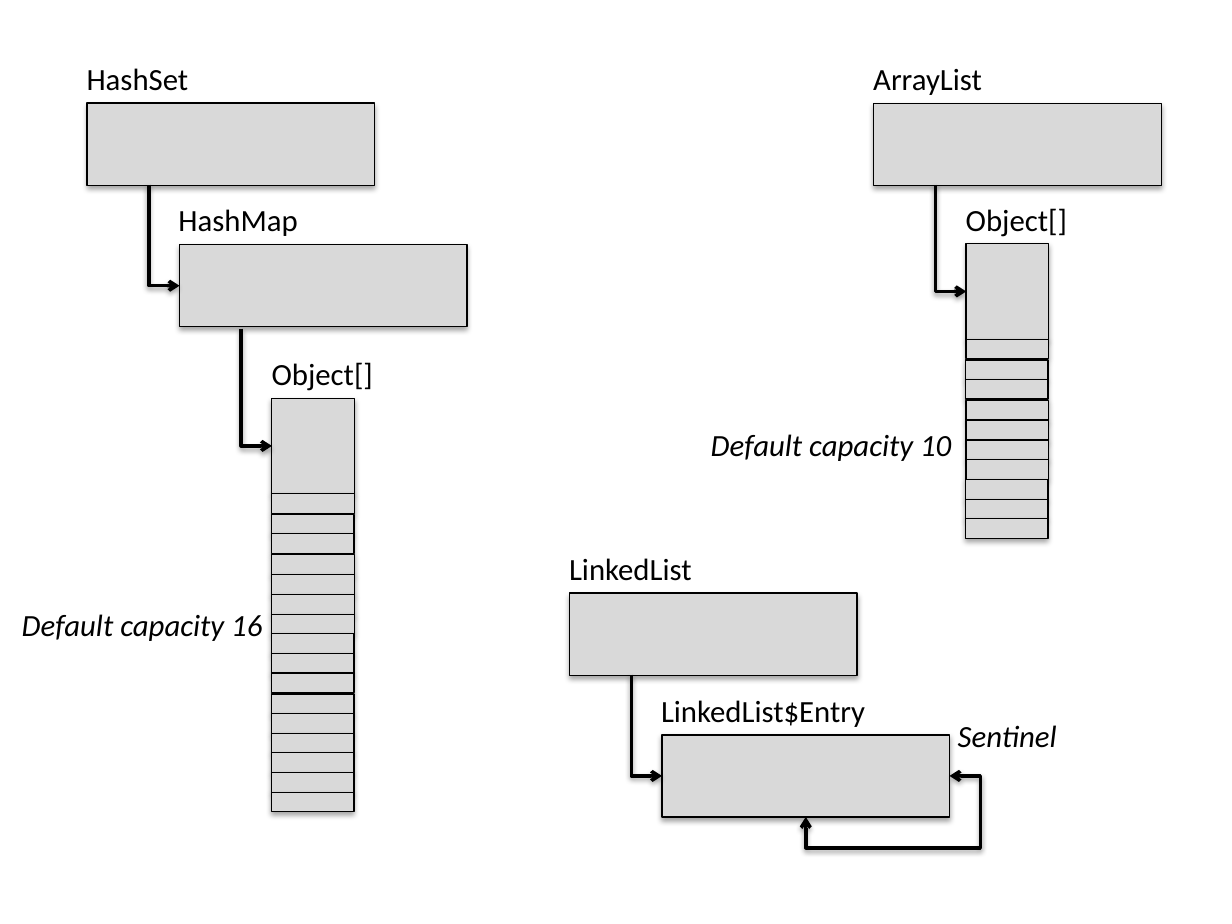
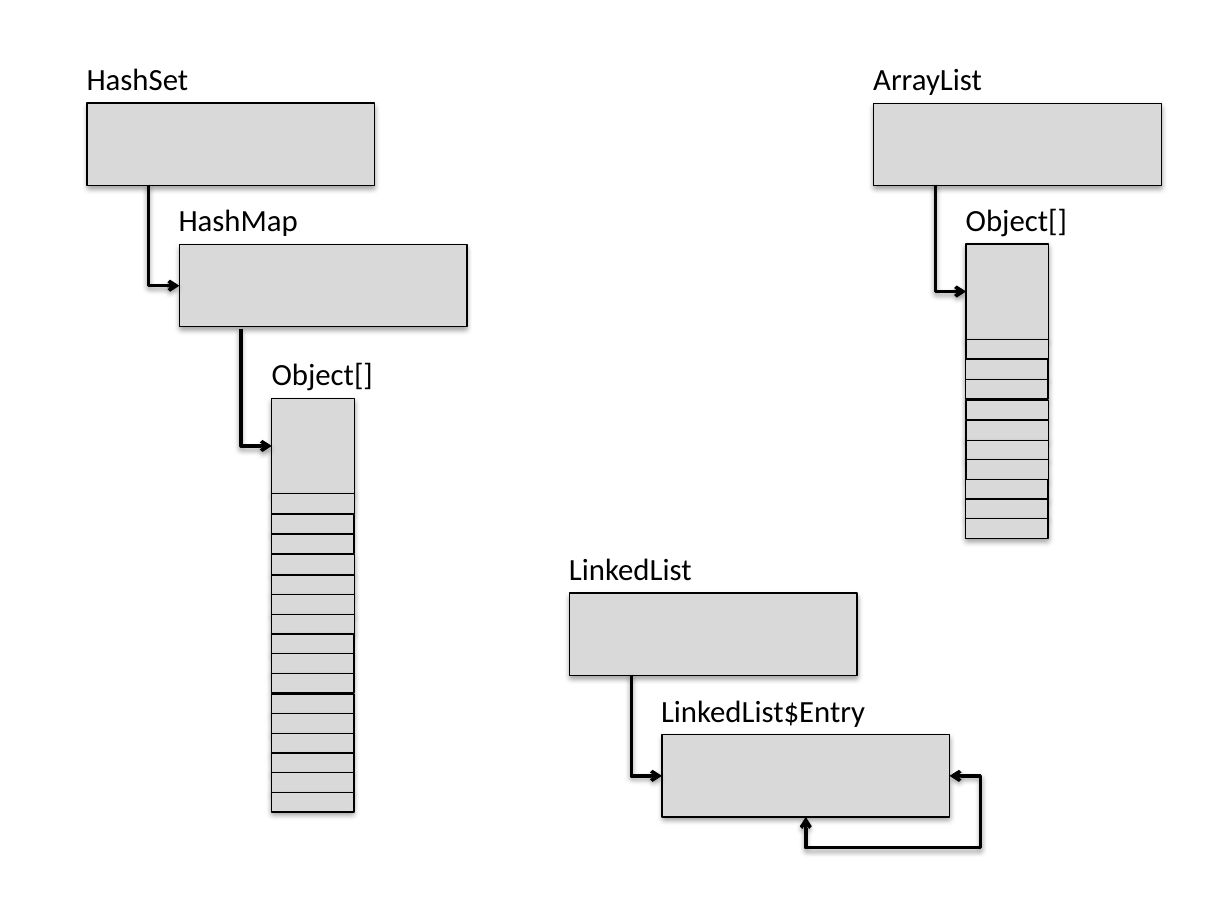
Before and after one commit to TheRuncibleTuner/bloatbook, a slide deck: slide 1 of part1/Figures/collections/inside-empty.pptx. Drawn at 1232x924 pixels with LibreOffice and Linux fonts; fonts in the diff are those of the drawing. Boxes give left, top, right and bottom in pixels: in the first picture for what was removed or moved away, otherwise in the second. Text is boxed around its words. In the diff, an @@ line names an element or a change of style, - is before the commit and + after.

Commit message:
Undid changes to figure.

```diff
--- a/part1/Figures/collections/inside-empty.pptx
+++ b/part1/Figures/collections/inside-empty.pptx
@@ text removed at (711, 434, 951, 461) @@
-Default capacity 10
@@ text removed at (22, 614, 262, 641) @@
-Default capacity 16
@@ text removed at (958, 725, 1057, 748) @@
-Sentinel
```
